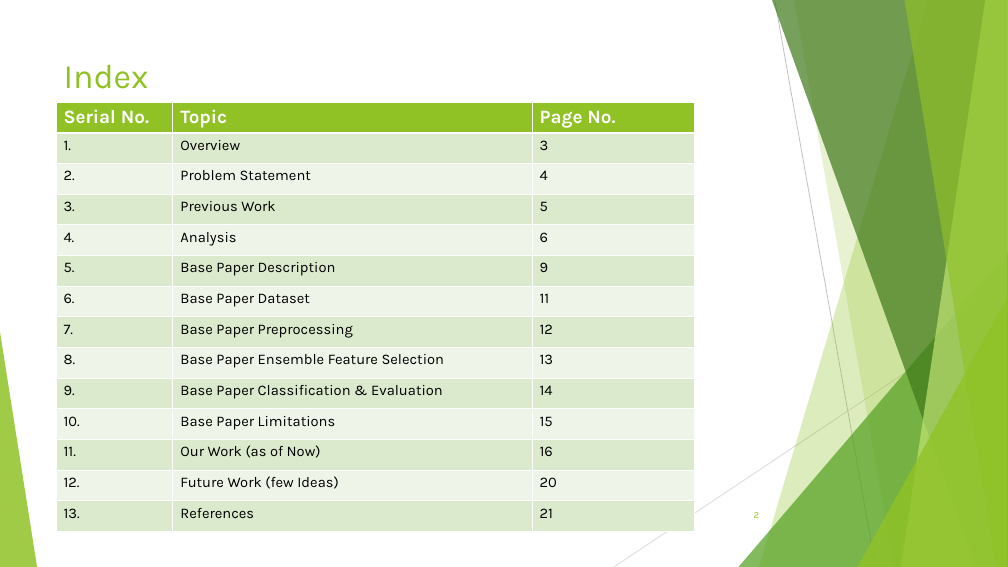
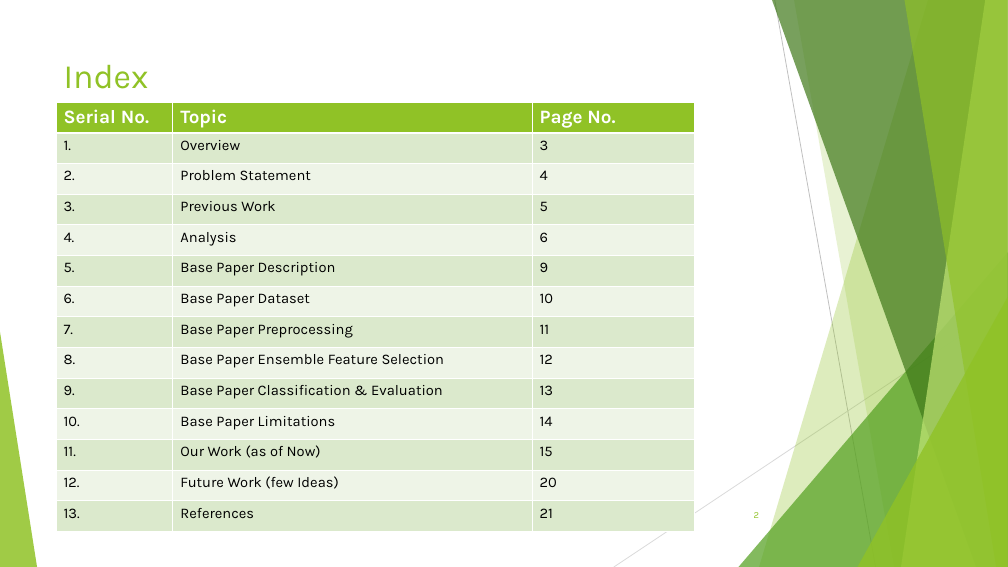
Before and after one commit to SilverDragonOfR/CodeSmell-3, a slide deck: slide 2 of CodeSmell.pptx. Drawn at 1008x567 pixels with LibreOffice and Linux fonts; fonts in the diff are those of the drawing. Boxes give left, top, right and bottom in pixels: in the first picture for what was removed or moved away, otherwise in the second. Text is boxed around its words. In the diff, an @@ line names an element or a change of style, - is before the commit and + after.

```diff
--- a/CodeSmell.pptx
+++ b/CodeSmell.pptx
@@ table at (56,102,695,532) @@
-row 7, column 3: 11
+row 7, column 3: 10
-row 8, column 3: 12
+row 8, column 3: 11
-row 9, column 3: 13
+row 9, column 3: 12
-row 10, column 3: 14
+row 10, column 3: 13
-row 11, column 3: 15
+row 11, column 3: 14
-row 12, column 3: 16
+row 12, column 3: 15
```
Also in this commit, not shown: 3 other slides changed, 1 slide added, 1 slide removed, 42 other files.
